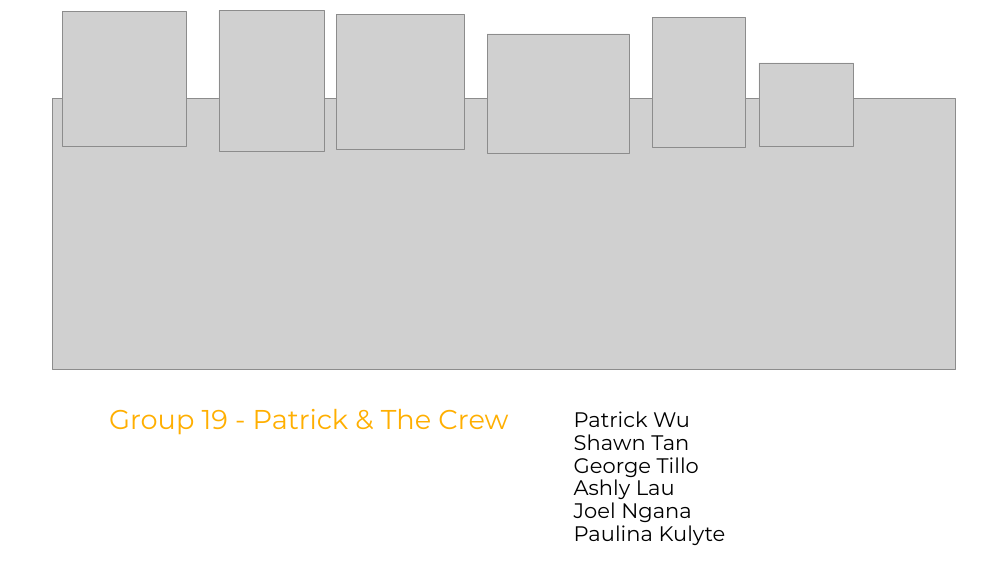
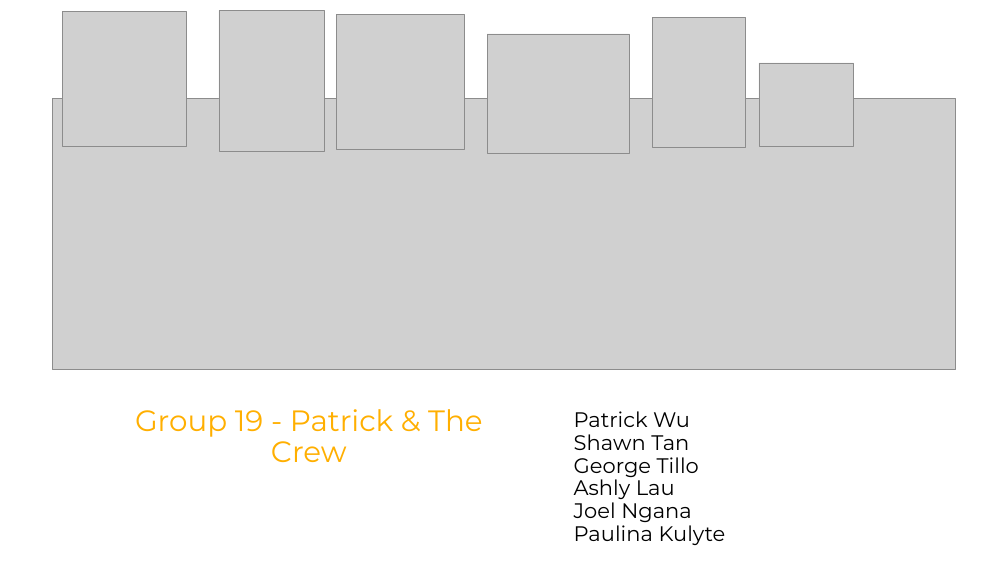
Before and after one commit to London18/team-19, a slide deck: slide 1 of TheMix.pptx. Drawn at 1008x567 pixels with LibreOffice and Linux fonts; fonts in the diff are those of the drawing; grey boxes stand for pictures. Boxes give left, top, right and bottom in pixels: in the first picture for what was removed or moved away, otherwise in the second. Text is boxed around its words. In the diff, an @@ line names an element or a change of style, - is before the commit and + after.

```diff
--- a/TheMix.pptx
+++ b/TheMix.pptx
@@ subtitle "Group 19 - Patrick & ..." at [135, 409, 482, 462]: size 25.9 to 28 pt @@
```
Also in this commit, not shown: 2 other slides changed, 1 slide removed.
